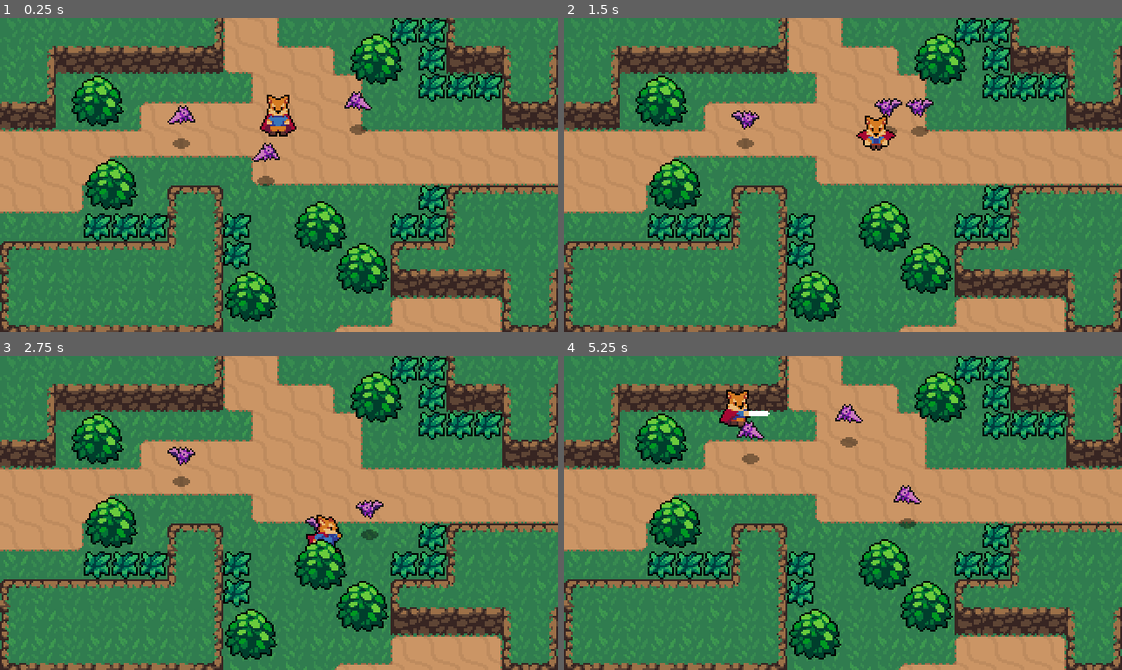
Above: before the commit, frames 1-4 (two rows, left to right).
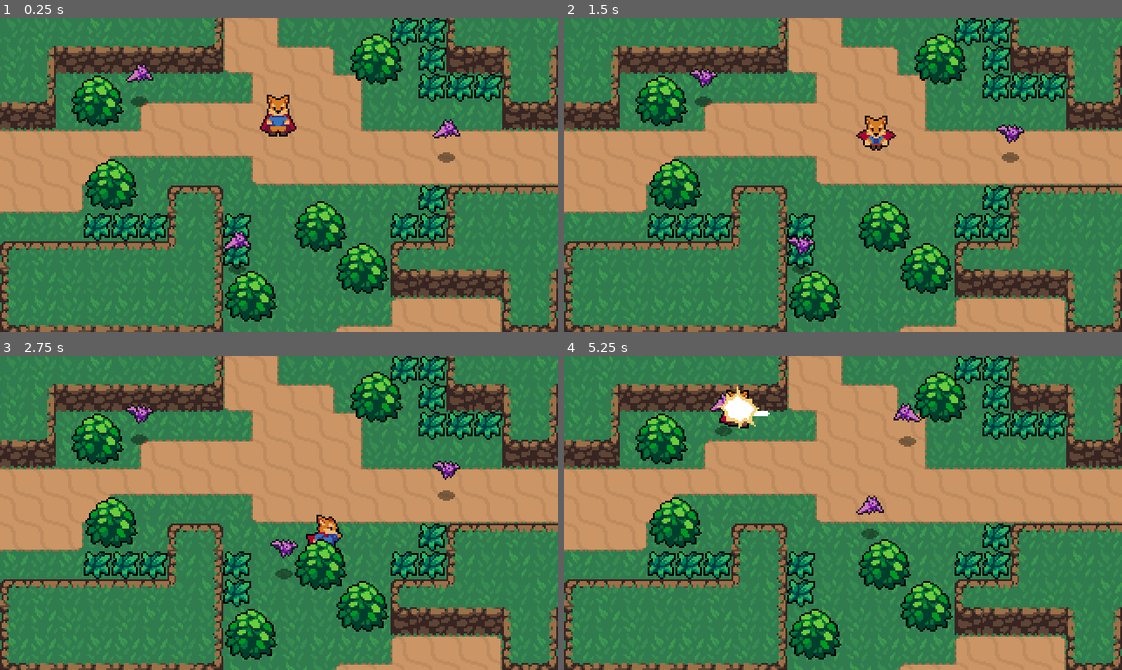
Above: after the commit, the same moments.

Repository: g-otn/godot-action-rpg-course
Game: Godot game, scene res://World.tscn
Same seed, same stepped clock (60 frames per second), same inputs: the game is played once before the commit and once after it.
Inputs:
- Up to frame 1 (0.25 s): no input
- Up to frame 2 (1.5 s): hold Right (ui_right) 0.53-1.28 s; tap X (attack) at 0.6 s; hold Down (ui_down) from 1.28 s (still down); tap K (roll) at 1.35 s
- Up to frame 3 (2.75 s): release Down (ui_down) at 2.03 s; hold Right (ui_right) from 2.03 s (still down); tap X (attack) at 2.1 s
- Up to frame 4 (5.25 s): release Right (ui_right) at 2.78 s; hold Up (ui_up) 2.78-3.53 s; tap K (roll) at 2.85, 4.35 s; hold Left (ui_left) 3.53-5.03 s; tap X (attack) at 3.6, 5.1 s; hold Down (ui_down) from 5.03 s (still down)

The runs differ from the first frame. In frame 1, 1.5% of the frame differs, in the area x 22-83%, y 14-82%; in frame 2, 1.4%; in frame 3, 1.3%; in frame 4, 1.8%, in the area x 26-65%, y 9-59%.

Commit message:
update: files for P17

Diff:
--- a/Enemies/Bat.gd
+++ b/Enemies/Bat.gd
@@ -1,8 +1,8 @@
 extends KinematicBody2D
 
-export(int) var ACCELLERATION = 100
-export(int) var MAX_SPEED = 50
-export(int) var FRICTION = 100
+export(int) var ACCELLERATION = 80
+export(int) var MAX_SPEED = 40
+export(int) var FRICTION = 90
 export(int) var KNOCKBACK_SPEED = 100
 
 const EnemyDeathEffect = preload("res://Effects/EnemyDeathEffect.tscn")
@@ -21,6 +21,7 @@
 onready var sprite = $AnimatedSprite
 onready var stats = $Stats
 onready var playerDetectionZone = $PlayerDetectionZone
+onready var hurtbox = $Hurtbox
 
 func _physics_process(delta):
 	knockback = knockback.move_toward(Vector2.ZERO, FRICTION * delta)
@@ -50,9 +51,10 @@
 
 func _on_Hurtbox_area_entered(area):
 	stats.health -= area.damage
-	# Ignores bat chase direction
+	# Ignores bat chase vector
 	velocity = Vector2.ZERO
 	knockback = area.knockback_vector * KNOCKBACK_SPEED
+	hurtbox.create_hit_effect()
 
 func _on_Stats_no_health():
 	queue_free()
--- a/Enemies/Bat.tscn
+++ b/Enemies/Bat.tscn
@@ -6,6 +6,7 @@
 [ext_resource path="res://Enemies/Bat.gd" type="Script" id=4]
 [ext_resource path="res://Stats.tscn" type="PackedScene" id=5]
 [ext_resource path="res://Enemies/PlayerDetectionZone.tscn" type="PackedScene" id=6]
+[ext_resource path="res://Overlap/Hitbox.tscn" type="PackedScene" id=7]
 
 [sub_resource type="AtlasTexture" id=1]
 atlas = ExtResource( 1 )
@@ -39,11 +40,14 @@
 radius = 4.12311
 
 [sub_resource type="CapsuleShape2D" id=8]
-radius = 6.0
+radius = 5.0
 height = 8.0
 
 [sub_resource type="CircleShape2D" id=9]
-radius = 49.163
+radius = 60.0083
+
+[sub_resource type="CircleShape2D" id=10]
+radius = 4.0
 
 [node name="Bat" type="KinematicBody2D"]
 collision_layer = 16
@@ -65,8 +69,7 @@
 [node name="Hurtbox" parent="." instance=ExtResource( 3 )]
 collision_layer = 8
 
-[node name="CollisionShape2D" parent="Hurtbox" index="0"]
-modulate = Color( 0.580392, 0.368627, 1, 0.623529 )
+[node name="HurtboxCollisionShape2D" parent="Hurtbox" index="0"]
 position = Vector2( 0, -12 )
 shape = SubResource( 8 )
 
@@ -75,12 +78,20 @@
 
 [node name="PlayerDetectionZone" parent="." instance=ExtResource( 6 )]
 
-[node name="CollisionShape2D" parent="PlayerDetectionZone" index="0"]
-modulate = Color( 1, 0.87, 0, 0.26 )
+[node name="PlayerDetectionZoneCollisionShape2D" parent="PlayerDetectionZone" index="0"]
+modulate = Color( 0.580392, 0.0235294, 1, 0.196078 )
 shape = SubResource( 9 )
+
+[node name="Hitbox" parent="." instance=ExtResource( 7 )]
+collision_mask = 4
+
+[node name="HitboxCollisionShape2D" parent="Hitbox" index="0"]
+position = Vector2( 0, -15 )
+shape = SubResource( 10 )
 
 [connection signal="area_entered" from="Hurtbox" to="." method="_on_Hurtbox_area_entered"]
 [connection signal="no_health" from="Stats" to="." method="_on_Stats_no_health"]
 
 [editable path="Hurtbox"]
 [editable path="PlayerDetectionZone"]
+[editable path="Hitbox"]
--- a/Enemies/PlayerDetectionZone.tscn
+++ b/Enemies/PlayerDetectionZone.tscn
@@ -7,7 +7,7 @@
 collision_mask = 2
 script = ExtResource( 1 )
 
-[node name="CollisionShape2D" type="CollisionShape2D" parent="."]
+[node name="PlayerDetectionZoneCollisionShape2D" type="CollisionShape2D" parent="."]
 
 [connection signal="body_entered" from="." to="." method="_on_PlayerDetectionZone_body_entered"]
 [connection signal="body_exited" from="." to="." method="_on_PlayerDetectionZone_body_exited"]
--- a/Overlap/Hitbox.tscn
+++ b/Overlap/Hitbox.tscn
@@ -3,8 +3,9 @@
 [ext_resource path="res://Overlap/Hitbox.gd" type="Script" id=1]
 
 [node name="Hitbox" type="Area2D"]
+modulate = Color( 0, 0.0156863, 1, 1 )
 collision_layer = 0
 collision_mask = 0
 script = ExtResource( 1 )
 
-[node name="CollisionShape2D" type="CollisionShape2D" parent="."]
+[node name="HitboxCollisionShape2D" type="CollisionShape2D" parent="."]
--- a/Overlap/Hurtbox.gd
+++ b/Overlap/Hurtbox.gd
@@ -1,12 +1,40 @@
 extends Area2D
-
-export(bool) var show_hit = true
 
 const HitEffect = preload("res://Effects/HitEffect.tscn")
 
-func _on_Hurtbox_area_entered(area):
-	if show_hit:
-		var effect = HitEffect.instance()
-		var main = get_tree().current_scene
-		main.add_child(effect)
-		effect.global_position = global_position
+var invincible = false setget set_invincible
+
+func set_invincible(value):
+	invincible = value
+
+onready var timer = $Timer
+
+#signal invincibility_started
+#signal invincibility_ended
+
+func start_invicibility(duration):
+	self.invincible = true
+	timer.start(duration)
+	set_deferred("monitoring", false)
+	#emit_signal("invincibility_started")
+
+func end_invinicibility():
+	# Using self calls setter
+	self.invincible = false
+	set_deferred("monitoring", true)
+	#emit_signal("invincibility_ended")
+
+func create_hit_effect():
+	var effect = HitEffect.instance()
+	var main = get_tree().current_scene
+	main.add_child(effect)
+	effect.global_position = global_position
+
+func _on_Timer_timeout():
+	end_invinicibility()
+
+#func _on_Hurtbox_invincibility_started():
+#	print("started")
+
+#func _on_Hurtbox_invincibility_ended():
+#	print("ended")
--- a/Overlap/Hurtbox.tscn
+++ b/Overlap/Hurtbox.tscn
@@ -3,10 +3,13 @@
 [ext_resource path="res://Overlap/Hurtbox.gd" type="Script" id=1]
 
 [node name="Hurtbox" type="Area2D"]
+modulate = Color( 1, 0, 0, 1 )
 collision_layer = 0
 collision_mask = 0
 script = ExtResource( 1 )
 
-[node name="CollisionShape2D" type="CollisionShape2D" parent="."]
+[node name="HurtboxCollisionShape2D" type="CollisionShape2D" parent="."]
 
-[connection signal="area_entered" from="." to="." method="_on_Hurtbox_area_entered"]
+[node name="Timer" type="Timer" parent="."]
+
+[connection signal="timeout" from="Timer" to="." method="_on_Timer_timeout"]
--- a/Player/Player.gd
+++ b/Player/Player.gd
@@ -14,13 +14,16 @@
 var state = MOVE
 var velocity = Vector2.ZERO
 var roll_vector = Vector2.DOWN
+var stats = PlayerStats
 
 onready var animationPlayer = $AnimationPlayer
 onready var animationTree = $AnimationTree
 onready var animationState = animationTree.get("parameters/playback")
 onready var swordHitbox = $HitboxPivot/SwordHitbox
+onready var hurtbox = $Hurtbox
 
 func _ready():
+	stats.connect("no_health", self, "queue_free")
 	animationTree.active = true
 	swordHitbox.knockback_vector = roll_vector
 
@@ -80,3 +83,9 @@
 
 func attack_animation_finished():
 	state = MOVE
+
+
+func _on_Hurtbox_area_entered(area):
+	stats.health -= 1
+	hurtbox.start_invicibility(3)
+	hurtbox.create_hit_effect()
--- a/Player/Player.tscn
+++ b/Player/Player.tscn
@@ -1,9 +1,10 @@
-[gd_scene load_steps=52 format=2]
+[gd_scene load_steps=54 format=2]
 
 [ext_resource path="res://Player/Player.gd" type="Script" id=1]
 [ext_resource path="res://Player/Player.png" type="Texture" id=2]
 [ext_resource path="res://Overlap/Hitbox.tscn" type="PackedScene" id=3]
 [ext_resource path="res://Player/SwordHitbox.gd" type="Script" id=4]
+[ext_resource path="res://Overlap/Hurtbox.tscn" type="PackedScene" id=5]
 
 [sub_resource type="CapsuleShape2D" id=1]
 radius = 4.0
@@ -51,7 +52,7 @@
 "values": [ 90.0 ]
 }
 tracks/3/type = "value"
-tracks/3/path = NodePath("HitboxPivot/SwordHitbox/CollisionShape2D:disabled")
+tracks/3/path = NodePath("HitboxPivot/SwordHitbox/HitboxCollisionShape2D:disabled")
 tracks/3/interp = 1
 tracks/3/loop_wrap = true
 tracks/3/imported = false
@@ -105,7 +106,7 @@
 "values": [ 180.0 ]
 }
 tracks/3/type = "value"
-tracks/3/path = NodePath("HitboxPivot/SwordHitbox/CollisionShape2D:disabled")
+tracks/3/path = NodePath("HitboxPivot/SwordHitbox/HitboxCollisionShape2D:disabled")
 tracks/3/interp = 1
 tracks/3/loop_wrap = true
 tracks/3/imported = false
@@ -159,7 +160,7 @@
 "values": [ 0.0 ]
 }
 tracks/3/type = "value"
-tracks/3/path = NodePath("HitboxPivot/SwordHitbox/CollisionShape2D:disabled")
+tracks/3/path = NodePath("HitboxPivot/SwordHitbox/HitboxCollisionShape2D:disabled")
 tracks/3/interp = 1
 tracks/3/loop_wrap = true
 tracks/3/imported = false
@@ -213,7 +214,7 @@
 "values": [ 270.0 ]
 }
 tracks/3/type = "value"
-tracks/3/path = NodePath("HitboxPivot/SwordHitbox/CollisionShape2D:disabled")
+tracks/3/path = NodePath("HitboxPivot/SwordHitbox/HitboxCollisionShape2D:disabled")
 tracks/3/interp = 1
 tracks/3/loop_wrap = true
 tracks/3/imported = false
@@ -332,7 +333,7 @@
 "values": [ 0.0 ]
 }
 tracks/3/type = "value"
-tracks/3/path = NodePath("HitboxPivot/SwordHitbox/CollisionShape2D:disabled")
+tracks/3/path = NodePath("HitboxPivot/SwordHitbox/HitboxCollisionShape2D:disabled")
 tracks/3/interp = 1
 tracks/3/loop_wrap = true
 tracks/3/imported = false
@@ -671,8 +672,12 @@
 
 [sub_resource type="AnimationNodeStateMachinePlayback" id=12]
 
-[sub_resource type="CapsuleShape2D" id=36]
-height = 12.0
+[sub_resource type="CapsuleShape2D" id=48]
+height = 8.0
+
+[sub_resource type="CapsuleShape2D" id=49]
+radius = 6.0
+height = 8.0
 
 [node name="Player" type="KinematicBody2D"]
 collision_layer = 2
@@ -723,12 +728,24 @@
 }
 
 [node name="SwordHitbox" parent="HitboxPivot" instance=ExtResource( 3 )]
+modulate = Color( 0.54902, 0.168627, 0.168627, 1 )
 position = Vector2( 15, 0 )
 collision_mask = 8
 script = ExtResource( 4 )
 
-[node name="CollisionShape2D" parent="HitboxPivot/SwordHitbox" index="0"]
-shape = SubResource( 36 )
+[node name="HitboxCollisionShape2D" parent="HitboxPivot/SwordHitbox" index="0"]
+position = Vector2( 0, -2.38419e-07 )
+shape = SubResource( 48 )
 disabled = true
 
+[node name="Hurtbox" parent="." instance=ExtResource( 5 )]
+collision_layer = 4
+
+[node name="HurtboxCollisionShape2D" parent="Hurtbox" index="0"]
+position = Vector2( 0, -7 )
+shape = SubResource( 49 )
+
+[connection signal="area_entered" from="Hurtbox" to="." method="_on_Hurtbox_area_entered"]
+
 [editable path="HitboxPivot/SwordHitbox"]
+[editable path="Hurtbox"]
--- /dev/null
+++ b/Player/PlayerStats.tscn
@@ -0,0 +1,6 @@
+[gd_scene load_steps=2 format=2]
+
+[ext_resource path="res://Stats.tscn" type="PackedScene" id=1]
+
+[node name="PlayerStats" instance=ExtResource( 1 )]
+max_health = 4
--- a/World.tscn
+++ b/World.tscn
@@ -573,10 +573,10 @@
 position = Vector2( 128, 112 )
 
 [node name="Bat" parent="YSort" instance=ExtResource( 7 )]
-position = Vector2( 208, 64 )
+position = Vector2( 256, 80 )
 
 [node name="Bat2" parent="YSort" instance=ExtResource( 7 )]
-position = Vector2( 152, 96 )
+position = Vector2( 136, 144 )
 
 [node name="Bat3" parent="YSort" instance=ExtResource( 7 )]
-position = Vector2( 104, 72 )
+position = Vector2( 80, 48 )
--- a/World/Grass.tscn
+++ b/World/Grass.tscn
@@ -5,7 +5,7 @@
 [ext_resource path="res://Overlap/Hurtbox.tscn" type="PackedScene" id=3]
 
 [sub_resource type="RectangleShape2D" id=1]
-extents = Vector2( 6, 6 )
+extents = Vector2( 6, 5.5 )
 
 [node name="Grass" type="Node2D"]
 script = ExtResource( 2 )
@@ -16,10 +16,9 @@
 
 [node name="Hurtbox" parent="." instance=ExtResource( 3 )]
 collision_layer = 8
-show_hit = false
 
-[node name="CollisionShape2D" parent="Hurtbox" index="0"]
-position = Vector2( 8, 8 )
+[node name="HurtboxCollisionShape2D" parent="Hurtbox" index="0"]
+position = Vector2( 8, 7.5 )
 shape = SubResource( 1 )
 
 [connection signal="area_entered" from="Hurtbox" to="." method="_on_Hurtbox_area_entered"]
--- a/project.godot
+++ b/project.godot
@@ -12,6 +12,10 @@
 
 config/name="Action RPG"
 run/main_scene="res://World.tscn"
+
+[autoload]
+
+PlayerStats="*res://Player/PlayerStats.tscn"
 
 [display]
 
Not shown: 1 places in Enemies/Bat.tscn that only renumber resources
